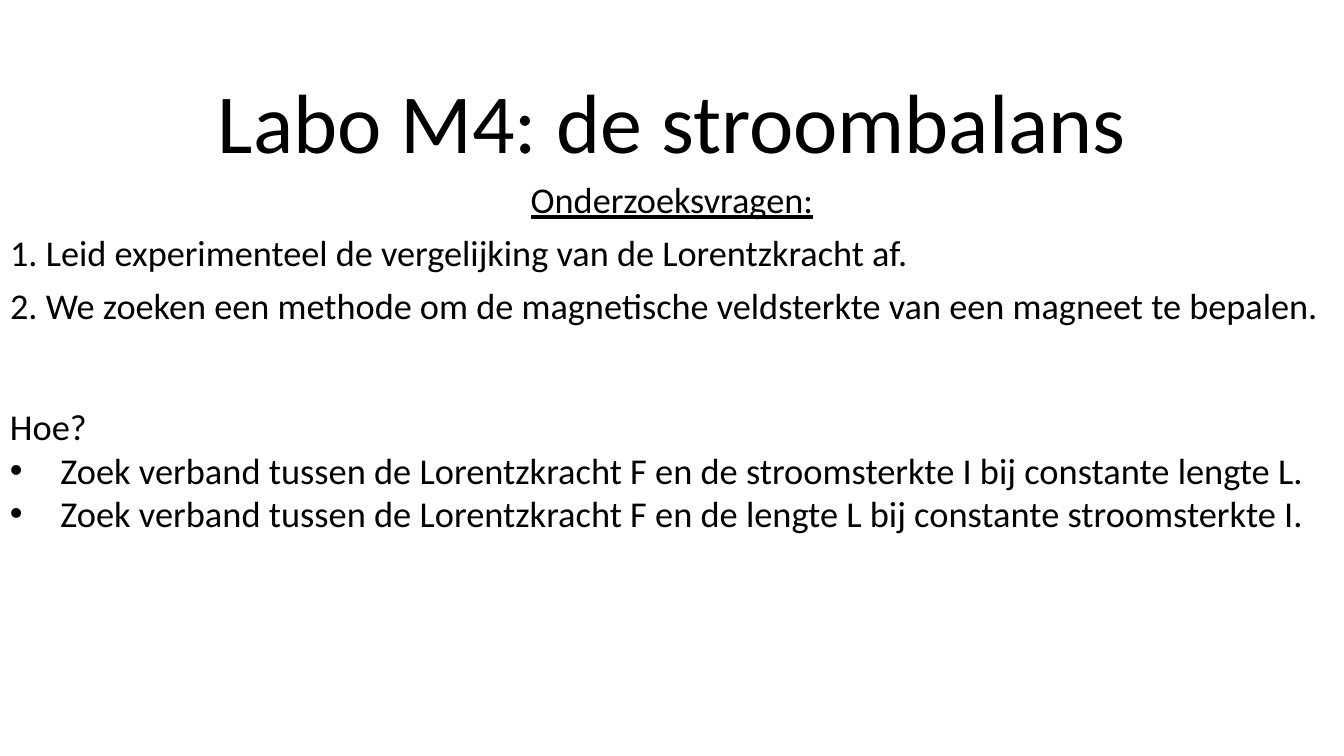
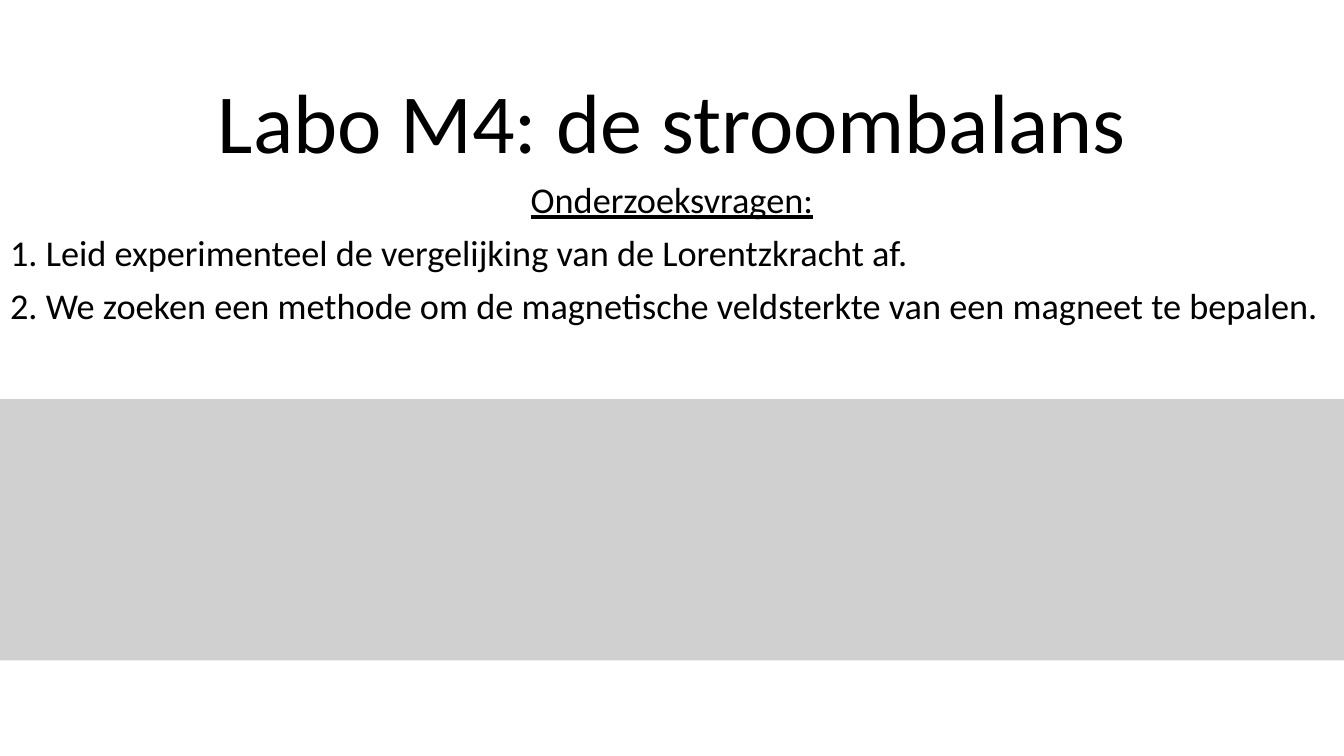
Before and after one commit to KevinTruyaert/DCS, a slide deck: slide 6 of Labo M4.pptx. Drawn at 1344x756 pixels with LibreOffice and Linux fonts; fonts in the diff are those of the drawing; grey boxes stand for pictures. Boxes give left, top, right and bottom in pixels: in the first picture for what was removed or moved away, otherwise in the second. Text is boxed around its words. In the diff, an @@ line names an element or a change of style, - is before the commit and + after.

```diff
--- a/Labo M4.pptx
+++ b/Labo M4.pptx
@@ picture added at [0, 399, 1344, 660] @@
@@ text removed at [10, 415, 1302, 534] @@
-Hoe?
-• Zoek verband tussen de Lorentzkracht F en de stroomsterkte I bij constante lengte L.
-• Zoek verband tussen de Lorentzkracht F en de lengte L bij constante stroomsterkte I.
```
Also in this commit, not shown: 4 other files.
